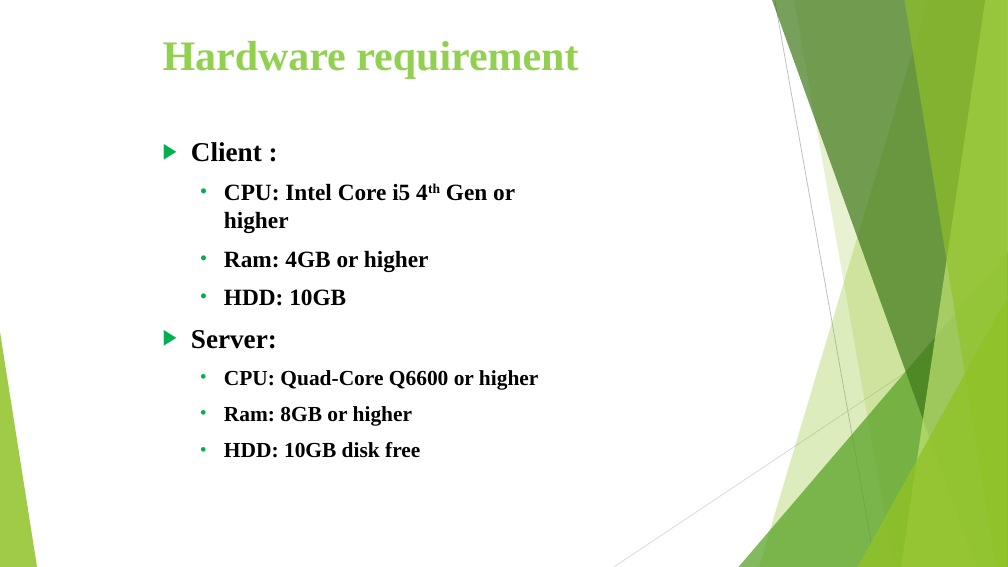
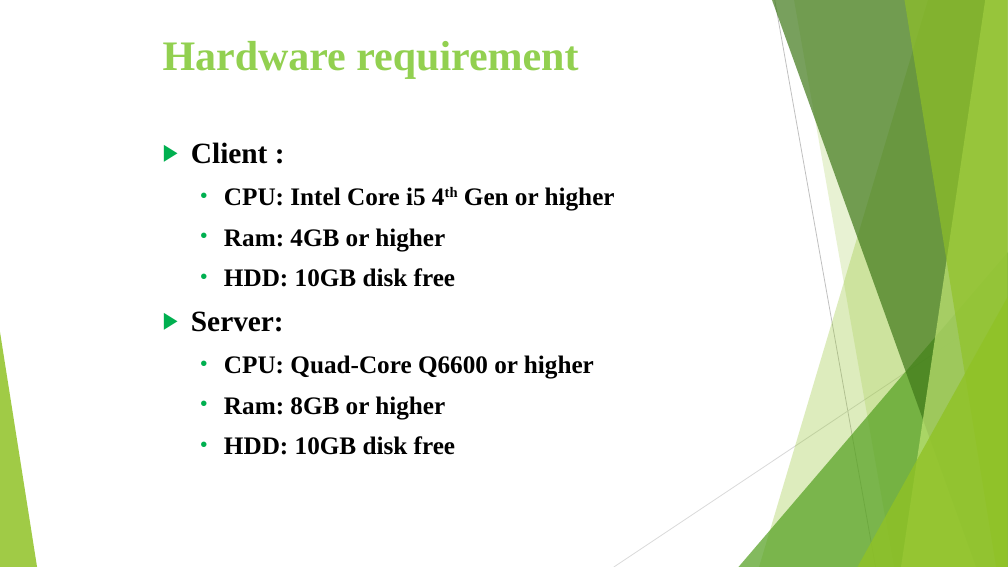
Before and after one commit to phatptce130319/ProjectFinal, a slide deck: slide 5 of PRJ311_SE1301_AS2_Group6.pptx. Drawn at 1008x567 pixels with LibreOffice and Linux fonts; fonts in the diff are those of the drawing. Boxes give left, top, right and bottom in pixels: in the first picture for what was removed or moved away, otherwise in the second. Text is boxed around its words. In the diff, an @@ line names an element or a change of style, - is before the commit and + after.

```diff
--- a/PRJ311_SE1301_AS2_Group6.pptx
+++ b/PRJ311_SE1301_AS2_Group6.pptx
@@ text at bbox=[191, 142, 615, 455]: size 25.9 to 28 pt in "Client :", "Server:"; size 22.2 to 24 pt in "CPU: Intel Core i5 4th Gen or ...", "Ram: 4GB or higher"; size 20.4 to 24 pt in "CPU: Quad-Core Q6600 or higher", "Ram: 8GB or higher", "HDD: 10GB disk free" @@
@@ text at bbox=[224, 268, 455, 287]: text changed; size 22.2 to 24 pt @@
-  • HDD: 10GB
+  • HDD: 10GB disk free
```
Also in this commit, not shown: 39 other files.
